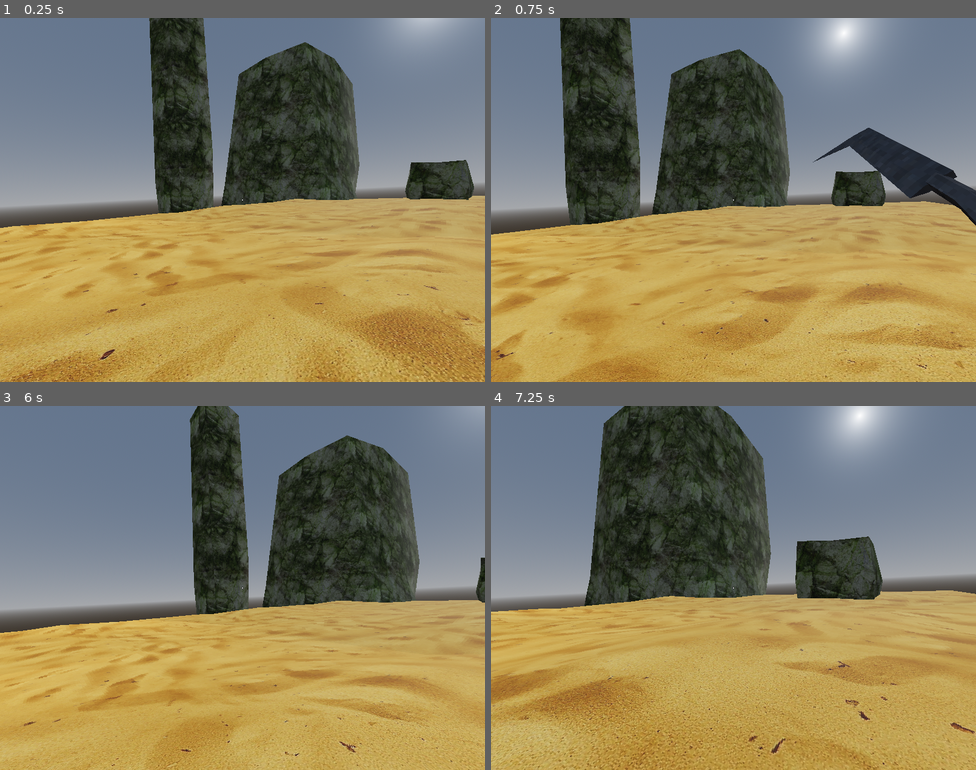
Above: before the commit, frames 1-4 (two rows, left to right).
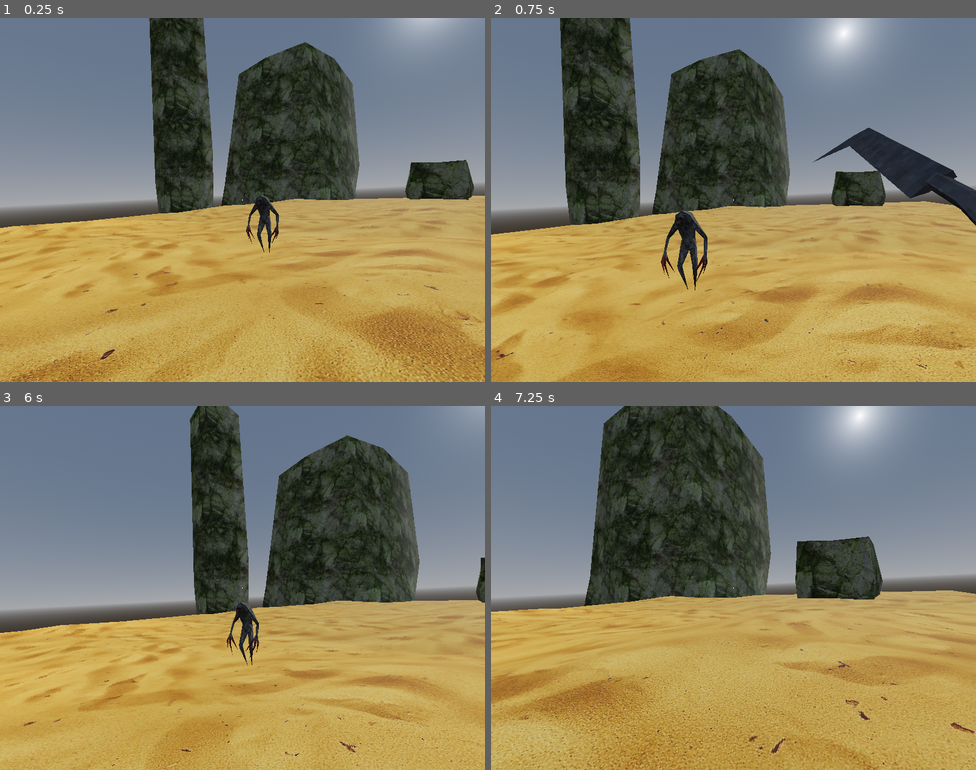
Above: after the commit, the same moments.

Repository: ant1234/retro_fps
Game: Godot game, scene res://world.tscn
The game is run twice, just before and just after one commit, with the same random seed, the same clock (stepped at 60 frames per second) and the same inputs.
Inputs (mouse positions are in pixels of both pictures, inside the frame that each line leads up to):
- Up to frame 1 (0.25 s): no input
- Up to frame 2 (0.75 s): tap Enter at 0.5 s; move the mouse to (757, 200) at 0.52 s; press the mouse at (757, 200) at 0.53 s; hold Up (move_forwards) from 0.53 s (still down)
- Up to frame 3 (6 s): tap Space (jump) at 0.77, 1.52, 3.02, 3.77, 4.52 s; move the mouse to (218, 588) at 1.27 s; release the mouse at (218, 588) at 1.28 s; tap 1 at 1.35 s; move the mouse to (252, 580) at 2.02 s; tap 2 at 2.1 s; move the mouse to (237, 595) at 2.77 s; tap 3 at 2.85 s; move the mouse to (276, 591) at 3.52 s; tap 4 at 3.6 s; move the mouse to (203, 584) at 4.27 s; tap 5 at 4.35 s; move the mouse to (247, 588) at 5.02 s; tap 6 at 5.1 s; tap R (restart) at 5.75 s; move the mouse to (223, 580) at 5.77 s; release Up (move_forwards) at 5.78 s; hold Right (move_right) from 5.78 s (still down); tap 7 at 5.85 s
- Up to frame 4 (7.25 s): tap Space (jump) at 6.02, 6.77 s; move the mouse to (757, 588) at 6.52 s; release Right (move_right) at 6.53 s; hold Up (move_forwards) from 6.53 s (still down); tap 8 at 6.6 s

The runs differ from the first frame. In frame 1, 0.4% of the frame differs, in the area x 50-58%, y 48-65%; in frame 2, 0.8%, in the area x 35-45%, y 53-75%; in frame 3, 0.5%; in frame 4, nothing differs.

Commit message:
Add reptile meshes

Diff:
--- /dev/null
+++ b/characters/enemies/monster.gd
@@ -0,0 +1,12 @@
+class_name Monster extends CharacterBody3D
+
+@onready var health_manager: Node3D = $HealthManager
+
+func _ready() -> void:
+	var hitboxes = find_children("*", "HitBox")
+	for hitbox in hitboxes:
+		hitbox.on_hurt.connect(health_manager.hurt)
+
+
+func hurt(damage_data: DamageData):
+	health_manager.hurt(damage_data)
--- a/characters/enemies/monster.tscn
+++ b/characters/enemies/monster.tscn
@@ -1,12 +1,15 @@
-[gd_scene load_steps=3 format=3 uid="uid://baunwjraq3t4g"]
+[gd_scene load_steps=4 format=3 uid="uid://baunwjraq3t4g"]
 
 [ext_resource type="PackedScene" uid="uid://bih2mq0xv62mg" path="res://characters/health_manager.tscn" id="1_lkcat"]
+[ext_resource type="Script" path="res://characters/enemies/monster.gd" id="1_t5oy3"]
 
 [sub_resource type="CapsuleShape3D" id="CapsuleShape3D_owrno"]
+height = 1.99015
 
 [node name="Monster" type="CharacterBody3D"]
 collision_layer = 2
 collision_mask = 3
+script = ExtResource("1_t5oy3")
 
 [node name="CollisionShape3D" type="CollisionShape3D" parent="."]
 transform = Transform3D(1, 0, 0, 0, 1, 0, 0, 0, 1, 0, 0.989289, 0)
--- /dev/null
+++ b/characters/enemies/reptile_monster/reptile_monster.tscn
@@ -0,0 +1,139 @@
+[gd_scene load_steps=6 format=3 uid="uid://b8r6odxwtmy0r"]
+
+[ext_resource type="PackedScene" uid="uid://baunwjraq3t4g" path="res://characters/enemies/monster.tscn" id="1_1lvyp"]
+[ext_resource type="PackedScene" uid="uid://fqwptxlskm4p" path="res://characters/enemies/reptile_monster/reptilemonster.glb" id="2_5etfo"]
+[ext_resource type="PackedScene" uid="uid://eftf58vt34n8" path="res://characters/hit_box.tscn" id="3_i8jeh"]
+
+[sub_resource type="CapsuleShape3D" id="CapsuleShape3D_oiaqi"]
+radius = 0.229359
+height = 1.19492
+
+[sub_resource type="CapsuleShape3D" id="CapsuleShape3D_4lh7p"]
+radius = 0.0903374
+height = 0.607666
+
+[node name="ReptileMonster" instance=ExtResource("1_1lvyp")]
+
+[node name="reptilemonster" parent="Graphics" index="0" instance=ExtResource("2_5etfo")]
+
+[node name="Skeleton3D" parent="Graphics/reptilemonster/Armature" index="0"]
+bones/0/position = Vector3(2.84689e-18, 0.97612, -0.0952436)
+bones/1/rotation = Quaternion(-0.0963033, -1.19952e-07, 6.99042e-10, 0.995352)
+bones/2/rotation = Quaternion(-0.0159527, 0.0119727, 0.940191, -0.340064)
+bones/3/rotation = Quaternion(0.341651, -0.0318196, -0.072225, 0.936507)
+bones/4/rotation = Quaternion(0.015953, 0.0119728, 0.940191, 0.340064)
+bones/5/rotation = Quaternion(0.341651, 0.0318196, 0.072225, 0.936507)
+bones/6/rotation = Quaternion(0.11111, 0.280114, 0.953261, -0.0220027)
+bones/7/rotation = Quaternion(-0.613097, 0.0161248, 0.0647299, 0.787186)
+bones/8/rotation = Quaternion(-0.10762, 0.16548, 0.979699, 0.0349784)
+bones/9/rotation = Quaternion(-0.13105, -0.00202714, 0.0504583, 0.990089)
+
+[node name="Body" type="BoneAttachment3D" parent="Graphics/reptilemonster/Armature/Skeleton3D" index="1"]
+transform = Transform3D(1, 2.1712e-08, -2.38924e-07, -2.50529e-08, 0.999902, -0.0139917, 2.38597e-07, 0.0139917, 0.999902, 2.84689e-18, 1.22917, -0.042127)
+bone_name = "body"
+bone_idx = 1
+
+[node name="HitBox" parent="Graphics/reptilemonster/Armature/Skeleton3D/Body" index="0" instance=ExtResource("3_i8jeh")]
+
+[node name="CollisionShape3D" parent="Graphics/reptilemonster/Armature/Skeleton3D/Body/HitBox" index="0"]
+transform = Transform3D(1, 8.88178e-15, 1.27898e-13, 8.88178e-15, 1, 2.98023e-08, 0, -2.98023e-08, 1, -0.00559956, 0.143213, 0.0857057)
+shape = SubResource("CapsuleShape3D_oiaqi")
+
+[node name="UpperArmL" type="BoneAttachment3D" parent="Graphics/reptilemonster/Armature/Skeleton3D" index="2"]
+transform = Transform3D(-0.768204, 0.639067, -0.0381404, -0.639463, -0.768818, -0.00231839, -0.0308047, 0.0226084, 0.99927, 0.218738, 1.62127, -0.0238525)
+bone_name = "upper_arm.l"
+bone_idx = 2
+
+[node name="HitBox" parent="Graphics/reptilemonster/Armature/Skeleton3D/UpperArmL" index="0" instance=ExtResource("3_i8jeh")]
+
+[node name="CollisionShape3D" parent="Graphics/reptilemonster/Armature/Skeleton3D/UpperArmL/HitBox" index="0"]
+transform = Transform3D(0.994739, -0.0715755, 0.0732786, 0.0764883, 0.994844, -0.0665925, -0.0681345, 0.0718471, 0.995087, -0.0134152, 0.0553728, 0.000883028)
+shape = SubResource("CapsuleShape3D_4lh7p")
+
+[node name="UpperArmR" type="BoneAttachment3D" parent="Graphics/reptilemonster/Armature/Skeleton3D" index="3"]
+transform = Transform3D(-0.768204, -0.639067, 0.0381405, 0.639463, -0.768818, -0.00231838, 0.0308047, 0.0226084, 0.99927, -0.218738, 1.62127, -0.0238526)
+bone_name = "upper_arm.r"
+bone_idx = 4
+
+[node name="HitBox" parent="Graphics/reptilemonster/Armature/Skeleton3D/UpperArmR" index="0" instance=ExtResource("3_i8jeh")]
+
+[node name="CollisionShape3D" parent="Graphics/reptilemonster/Armature/Skeleton3D/UpperArmR/HitBox" index="0"]
+transform = Transform3D(0.993822, 0.0857337, 0.0704791, -0.0812724, 0.994642, -0.0639056, -0.0755804, 0.0577828, 0.995466, -0.0264122, 0.0493486, 0.00175679)
+shape = SubResource("CapsuleShape3D_4lh7p")
+
+[node name="LowerArmR" type="BoneAttachment3D" parent="Graphics/reptilemonster/Armature/Skeleton3D" index="4"]
+transform = Transform3D(-0.859372, -0.371408, 0.351477, 0.5108, -0.655412, 0.556344, 0.0237314, 0.657641, 0.752958, -0.43137, 1.36547, -0.0163302)
+bone_name = "lower_arm.r"
+bone_idx = 5
+
+[node name="HitBox" parent="Graphics/reptilemonster/Armature/Skeleton3D/LowerArmR" index="0" instance=ExtResource("3_i8jeh")]
+
+[node name="CollisionShape3D" parent="Graphics/reptilemonster/Armature/Skeleton3D/LowerArmR/HitBox" index="0"]
+transform = Transform3D(0.993822, 0.0857336, 0.0704791, -0.0812722, 0.994642, -0.0639057, -0.0755803, 0.0577828, 0.995466, 0.0328655, 0.269477, 0.0480334)
+shape = SubResource("CapsuleShape3D_4lh7p")
+
+[node name="LowerArmL" type="BoneAttachment3D" parent="Graphics/reptilemonster/Armature/Skeleton3D" index="5"]
+transform = Transform3D(-0.859372, 0.371408, -0.351477, -0.5108, -0.655412, 0.556344, -0.0237314, 0.657641, 0.752958, 0.43137, 1.36547, -0.0163302)
+bone_name = "lower_arm.l"
+bone_idx = 3
+
+[node name="HitBox" parent="Graphics/reptilemonster/Armature/Skeleton3D/LowerArmL" index="0" instance=ExtResource("3_i8jeh")]
+
+[node name="CollisionShape3D" parent="Graphics/reptilemonster/Armature/Skeleton3D/LowerArmL/HitBox" index="0"]
+transform = Transform3D(0.993822, 0.0857336, 0.0704791, -0.0812722, 0.994642, -0.0639057, -0.0755803, 0.0577828, 0.995466, 0.0328655, 0.269477, 0.0480334)
+shape = SubResource("CapsuleShape3D_4lh7p")
+
+[node name="UpperLegL" type="BoneAttachment3D" parent="Graphics/reptilemonster/Armature/Skeleton3D" index="6"]
+transform = Transform3D(-0.97434, 0.104195, 0.199506, -0.0261825, -0.932845, 0.359323, 0.223549, 0.344881, 0.911636, 0.123436, 0.988619, 1.71363e-07)
+bone_name = "upper_leg.l"
+bone_idx = 6
+
+[node name="HitBox" parent="Graphics/reptilemonster/Armature/Skeleton3D/UpperLegL" index="0" instance=ExtResource("3_i8jeh")]
+
+[node name="CollisionShape3D" parent="Graphics/reptilemonster/Armature/Skeleton3D/UpperLegL/HitBox" index="0"]
+transform = Transform3D(0.993813, -0.0931136, 0.0605449, 0.101996, 0.980895, -0.165662, -0.043963, 0.170812, 0.984325, 0.0102054, 0.206707, -0.026923)
+shape = SubResource("CapsuleShape3D_4lh7p")
+
+[node name="UpperLegR" type="BoneAttachment3D" parent="Graphics/reptilemonster/Armature/Skeleton3D" index="7"]
+transform = Transform3D(-0.974388, -0.104155, -0.199293, 0.0779128, -0.987739, 0.135278, -0.21094, 0.116286, 0.970555, -0.123436, 0.988619, 1.71363e-07)
+bone_name = "upper_leg.r"
+bone_idx = 8
+
+[node name="HitBox" parent="Graphics/reptilemonster/Armature/Skeleton3D/UpperLegR" index="0" instance=ExtResource("3_i8jeh")]
+
+[node name="CollisionShape3D" parent="Graphics/reptilemonster/Armature/Skeleton3D/UpperLegR/HitBox" index="0"]
+transform = Transform3D(0.9964, -0.0401032, 0.0746896, 0.0444227, 0.99738, -0.0570956, -0.0722046, 0.0602081, 0.995574, -0.00820102, 0.240165, -0.0120146)
+shape = SubResource("CapsuleShape3D_4lh7p")
+
+[node name="LowerLegR" type="BoneAttachment3D" parent="Graphics/reptilemonster/Armature/Skeleton3D" index="8"]
+transform = Transform3D(-0.978045, 0.0485508, -0.202656, -0.0229468, -0.991659, -0.126831, -0.207123, -0.119395, 0.971, -0.175044, 0.499201, 0.0576192)
+bone_name = "lowerleg.r"
+bone_idx = 9
+
+[node name="HitBox" parent="Graphics/reptilemonster/Armature/Skeleton3D/LowerLegR" index="0" instance=ExtResource("3_i8jeh")]
+
+[node name="CollisionShape3D" parent="Graphics/reptilemonster/Armature/Skeleton3D/LowerLegR/HitBox" index="0"]
+transform = Transform3D(0.991433, -0.0225687, -0.128652, 0.00510929, 0.990906, -0.134459, 0.130516, 0.132649, 0.982535, -0.0237145, 0.244965, -0.00699829)
+shape = SubResource("CapsuleShape3D_4lh7p")
+
+[node name="LowerLegL" type="BoneAttachment3D" parent="Graphics/reptilemonster/Armature/Skeleton3D" index="9"]
+transform = Transform3D(-0.97801, -0.0486059, 0.20281, -0.140212, -0.566636, -0.81195, 0.154386, -0.822531, 0.547362, 0.175064, 0.526401, 0.170886)
+bone_name = "lowerleg.l"
+bone_idx = 7
+
+[node name="HitBox" parent="Graphics/reptilemonster/Armature/Skeleton3D/LowerLegL" index="0" instance=ExtResource("3_i8jeh")]
+
+[node name="CollisionShape3D" parent="Graphics/reptilemonster/Armature/Skeleton3D/LowerLegL/HitBox" index="0"]
+transform = Transform3D(0.991873, -0.00528297, -0.127121, 0.00304644, 0.999837, -0.0177832, 0.127193, 0.0172513, 0.99173, 0.0257349, 0.221073, -0.0333784)
+shape = SubResource("CapsuleShape3D_4lh7p")
+
+[editable path="Graphics/reptilemonster"]
+[editable path="Graphics/reptilemonster/Armature/Skeleton3D/Body/HitBox"]
+[editable path="Graphics/reptilemonster/Armature/Skeleton3D/UpperArmL/HitBox"]
+[editable path="Graphics/reptilemonster/Armature/Skeleton3D/UpperArmR/HitBox"]
+[editable path="Graphics/reptilemonster/Armature/Skeleton3D/LowerArmR/HitBox"]
+[editable path="Graphics/reptilemonster/Armature/Skeleton3D/LowerArmL/HitBox"]
+[editable path="Graphics/reptilemonster/Armature/Skeleton3D/UpperLegL/HitBox"]
+[editable path="Graphics/reptilemonster/Armature/Skeleton3D/UpperLegR/HitBox"]
+[editable path="Graphics/reptilemonster/Armature/Skeleton3D/LowerLegR/HitBox"]
+[editable path="Graphics/reptilemonster/Armature/Skeleton3D/LowerLegL/HitBox"]
--- a/weapons/bullet_emitters/hit_scan_bullet_emitter.tscn
+++ b/weapons/bullet_emitters/hit_scan_bullet_emitter.tscn
@@ -9,3 +9,4 @@
 enabled = false
 target_position = Vector3(0, 0, -10000)
 collision_mask = 5
+collide_with_areas = true
--- a/world.tscn
+++ b/world.tscn
@@ -6,6 +6,7 @@
 [ext_resource type="PackedScene" uid="uid://vn1bwbqig364" path="res://environment/rock_pillar.tscn" id="3_2ngro"]
 [ext_resource type="PackedScene" uid="uid://d2x8tg0dnc24d" path="res://environment/sand.tscn" id="4_6vxsd"]
 [ext_resource type="Script" path="res://characters/health_manager.gd" id="6_720uw"]
+[ext_resource type="PackedScene" uid="uid://bmjn4e75mnrrd" path="res://characters/enemies/bird_monster/bird_monster.tscn" id="7_3bt0s"]
 
 [sub_resource type="ProceduralSkyMaterial" id="ProceduralSkyMaterial_l5qe5"]
 
@@ -75,3 +76,6 @@
 [node name="MeshInstance3D" type="MeshInstance3D" parent="TestTarget"]
 transform = Transform3D(1, 0, 0, 0, 1, 0, 0, 0, 1, -202.331, -85.39, 139.26)
 mesh = SubResource("SphereMesh_qag7j")
+
+[node name="BirdMonster" parent="." instance=ExtResource("7_3bt0s")]
+transform = Transform3D(-0.987394, 0, -0.158279, 0, 1, 0, 0.158279, 0, -0.987394, 4.02308, 0.242086, -37.8777)
Not shown: 1 places in world.tscn that only renumber resources
